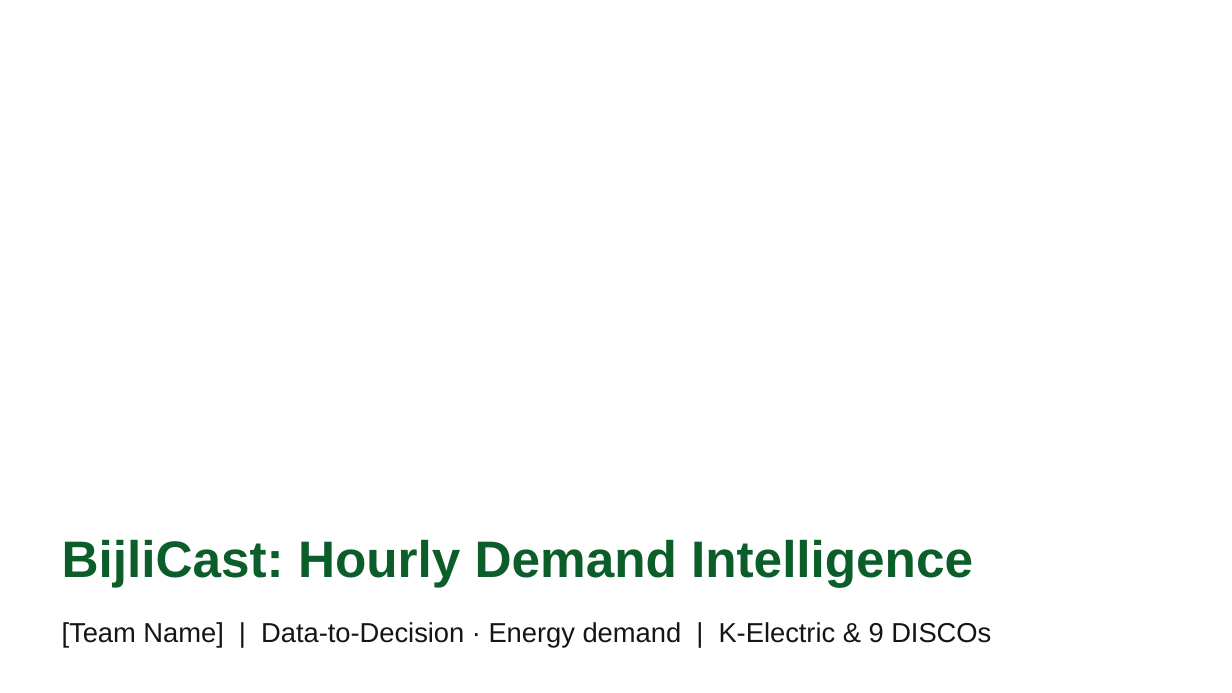
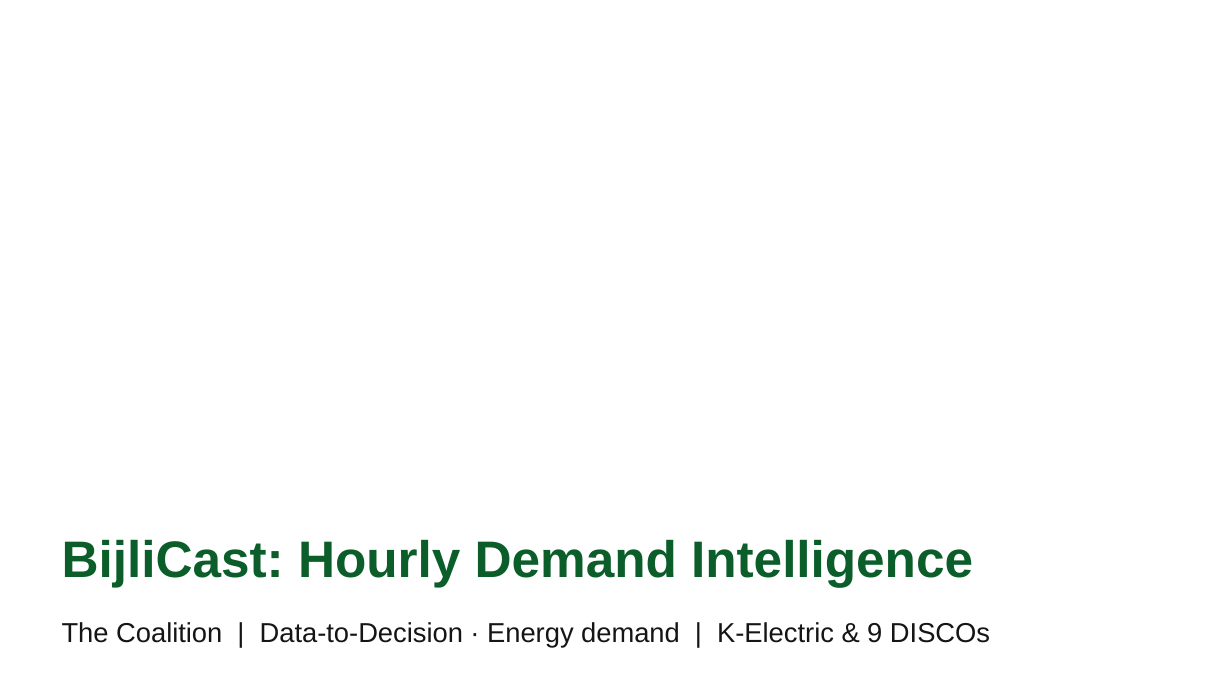
Before and after one commit to nabeelali0707/hack-insight-hacakthon, a slide deck: slide 1 of docs/BijliCast_HackInsight2026.pptx. Drawn at 1232x693 pixels with LibreOffice and Linux fonts; fonts in the diff are those of the drawing; background and template pictures are left out. Boxes give left, top, right and bottom in pixels: in the first picture for what was removed or moved away, otherwise in the second. Text is boxed around its words. In the diff, an @@ line names an element or a change of style, - is before the commit and + after.

```diff
--- a/docs/BijliCast_HackInsight2026.pptx
+++ b/docs/BijliCast_HackInsight2026.pptx
@@ text at (62, 622, 990, 648): text changed @@
-[Team Name] | Data-to-Decision · Energy demand | K-Electric & 9 DISCOs
+The Coalition | Data-to-Decision · Energy demand | K-Electric & 9 DISCOs
```
Also in this commit, not shown: 1 other slide changed, 6 other files.
